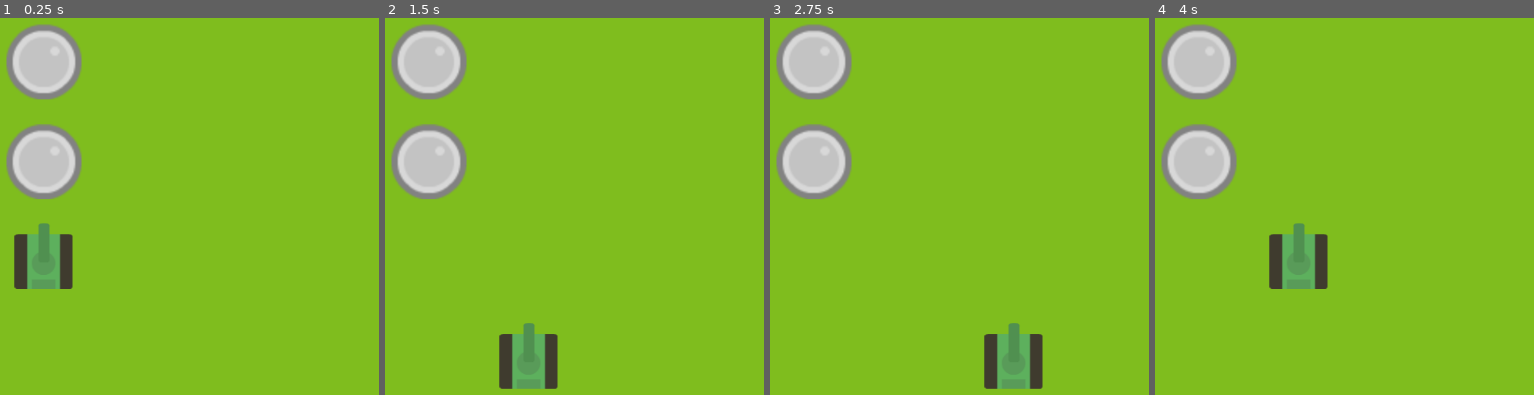
Above: before the commit, frames 1-4 (left to right).
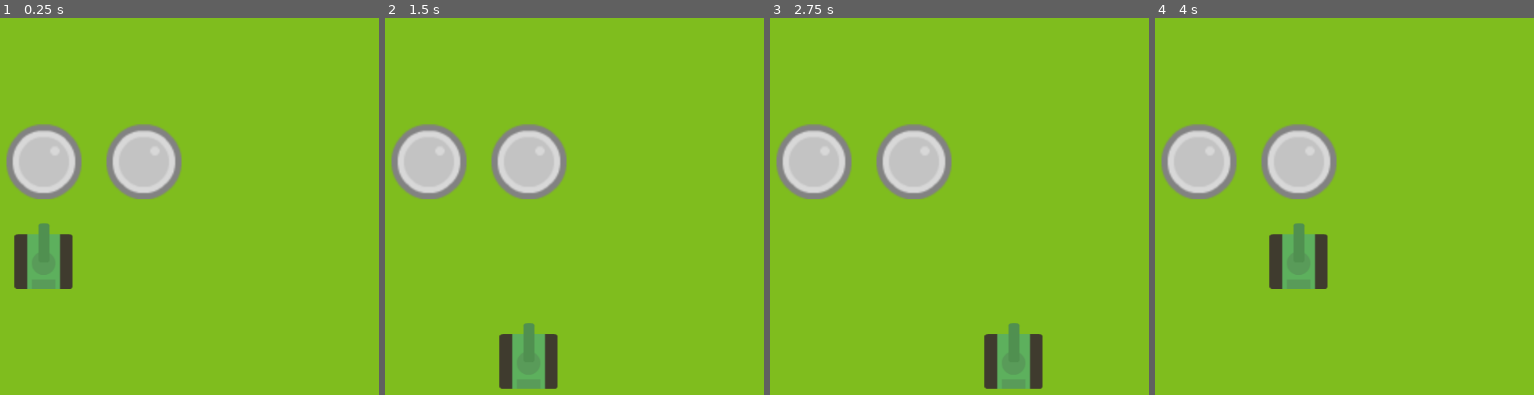
Above: after the commit, the same moments.

Repository: lendroit/tanktank
Game: Godot game, scene res://World.tscn
The game is run twice, just before and just after one commit, with the same random seed, the same clock (stepped at 60 frames per second) and the same inputs.
Inputs:
- Up to frame 1 (0.25 s): no input
- Up to frame 2 (1.5 s): tap Enter (ui_accept) at 0.5, 0.77, 1.25 s; hold Right (ui_right) 0.53-1.28 s; hold Down (ui_down) from 1.28 s (still down)
- Up to frame 3 (2.75 s): tap Enter (ui_accept) at 1.52, 2 s; release Down (ui_down) at 2.03 s; hold Right (ui_right) from 2.03 s (still down)
- Up to frame 4 (4 s): tap Enter (ui_accept) at 2.75, 3.02, 3.5, 3.77 s; release Right (ui_right) at 2.78 s; hold Up (ui_up) 2.78-3.53 s; hold Left (ui_left) from 3.53 s (still down)

The runs differ from the first frame. In frame 1, 6.4% of the frame differs, in the area x 1-49%, y 1-49%; in frame 2, 6.4%; in frame 3, 6.4%; in frame 4, 6.4%.

Commit message:
refactor: remove dead script

Diff:
--- a/Barrel/Barrel.gd
+++ /dev/null
@@ -1,17 +0,0 @@
-extends Node2D
-
-const type = "BARREL"
-
-# Declare member variables here. Examples:
-# var a = 2
-# var b = "text"
-
-
-# Called when the node enters the scene tree for the first time.
-func _ready():
-	pass # Replace with function body.
-
-
-# Called every frame. 'delta' is the elapsed time since the previous frame.
-#func _process(delta):
-#	pass
--- a/Barrel/Barrel.tscn
+++ b/Barrel/Barrel.tscn
@@ -1,10 +1,8 @@
-[gd_scene load_steps=3 format=2]
+[gd_scene load_steps=2 format=2]
 
 [ext_resource path="res://Barrel/barrelGrey_up.png" type="Texture" id=1]
-[ext_resource path="res://Barrel/Barrel.gd" type="Script" id=2]
 
 [node name="Barrel" type="Node2D"]
-script = ExtResource( 2 )
 
 [node name="Body" type="Sprite" parent="."]
 scale = Vector2( 2, 2 )
--- a/Tank/Tank.gd
+++ b/Tank/Tank.gd
@@ -1,6 +1,4 @@
 extends Node2D
-
-const type = "TANK"
 
 # TODO get this value from a config somewhere
 const GRID_SIZE = 128
--- a/World.tscn
+++ b/World.tscn
@@ -36,4 +36,4 @@
 position = Vector2( 256, 128 )
 
 [node name="Barrel2" parent="TileMap" instance=ExtResource( 1 )]
-position = Vector2( 256, 0 )
+position = Vector2( 384, 128 )
